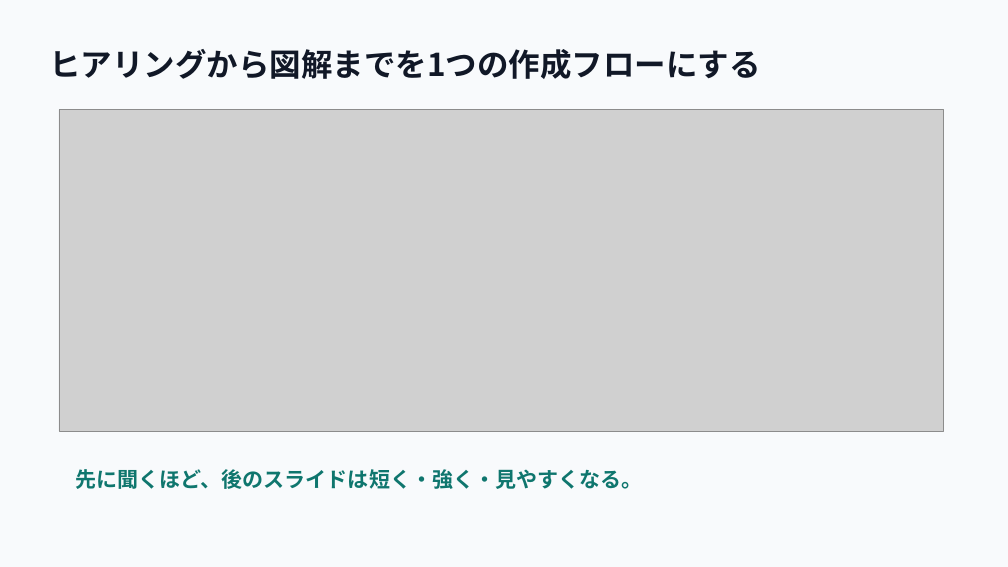
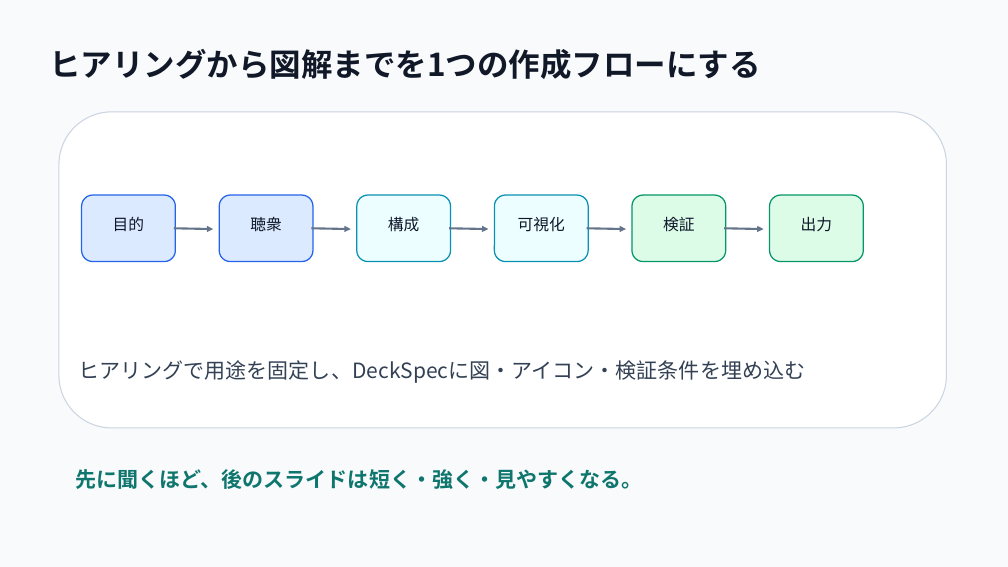
Before and after one commit to murasamelabo/pptcreater, a slide deck: slide 2 of samples/pptcreater-overview.pptx. Drawn at 1008x567 pixels with LibreOffice and Linux fonts; fonts in the diff are those of the drawing; grey boxes stand for pictures. Boxes give left, top, right and bottom in pixels: in the first picture for what was removed or moved away, otherwise in the second. Text is boxed around its words. In the diff, an @@ line names an element or a change of style, - is before the commit and + after.

```diff
--- a/samples/pptcreater-overview.pptx
+++ b/samples/pptcreater-overview.pptx
@@ picture removed at box(59, 110, 944, 431) @@
@@ rounded rectangle added at box(59, 112, 947, 428), fill #FFFFFF, outline #CBD5E1 1 pt @@
@@ rounded rectangle added at box(82, 195, 175, 262), fill #DBEAFE, outline #2563EB 1.2 pt @@
@@ rounded rectangle added at box(219, 195, 313, 262), fill #DBEAFE, outline #2563EB 1.2 pt @@
@@ rounded rectangle added at box(357, 195, 451, 262), fill #ECFEFF, outline #0891B2 1.2 pt @@
@@ rounded rectangle added at box(495, 195, 588, 262), fill #ECFEFF, outline #0891B2 1.2 pt @@
@@ rounded rectangle added at box(632, 195, 726, 262), fill #DCFCE7, outline #059669 1.2 pt @@
@@ rounded rectangle added at box(770, 195, 864, 262), fill #DCFCE7, outline #059669 1.2 pt @@
@@ text added at box(113, 217, 144, 231), 15 pt, text #0F172A @@
+目的
@@ arrow added from (174, 228) to (213, 229), #64748B 2 pt @@
@@ text added at box(250, 217, 281, 232), 15 pt, text #0F172A @@
+聴衆
@@ arrow added from (312, 228) to (351, 229), #64748B 2 pt @@
@@ text added at box(388, 216, 419, 232), 15 pt, text #0F172A @@
+構成
@@ arrow added from (449, 228) to (488, 229), #64748B 2 pt @@
@@ text added at box(518, 217, 565, 232), 15 pt, text #0F172A @@
+可視化
@@ arrow added from (587, 228) to (626, 229), #64748B 2 pt @@
@@ text added at box(663, 216, 694, 232), 15 pt, text #0F172A @@
+検証
@@ arrow added from (724, 228) to (764, 229), #64748B 2 pt @@
@@ text added at box(801, 216, 832, 231), 15 pt, text #0F172A @@
+出力
@@ text added at box(79, 360, 806, 383), 20 pt, text #334155 @@
+ヒアリングで用途を固定し、DeckSpecに図・アイコン・検証条件を埋め込む
```
Also in this commit, not shown: 3 other slides changed, 20 other files.
